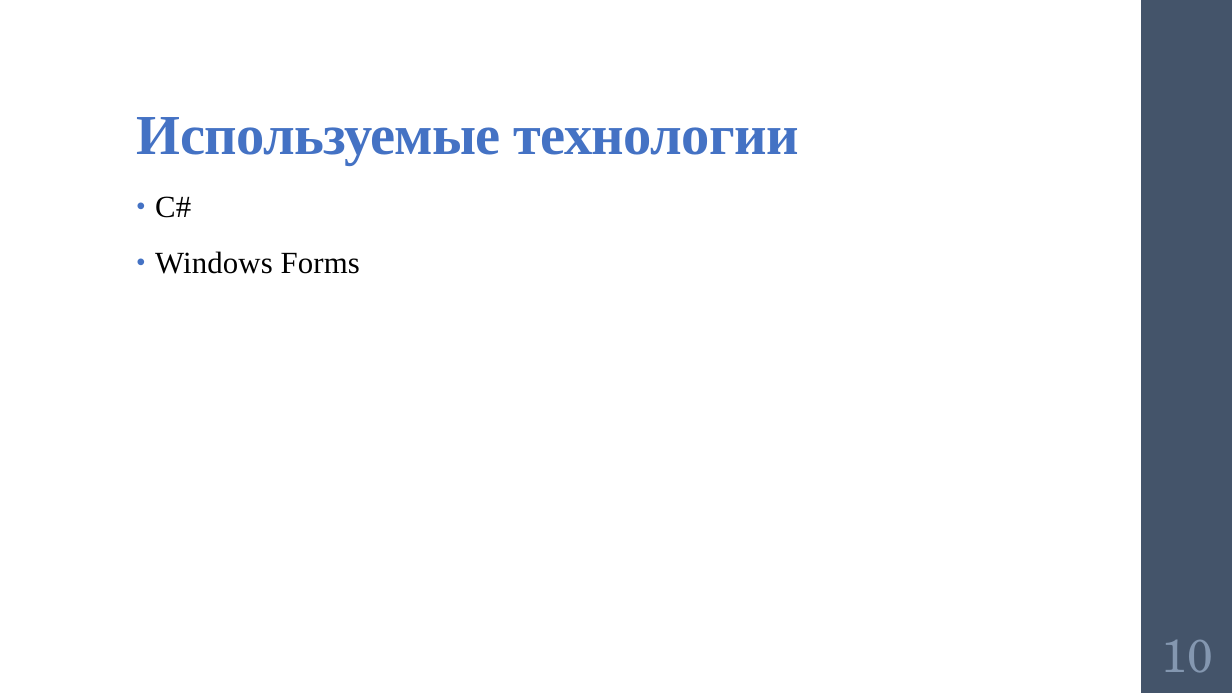
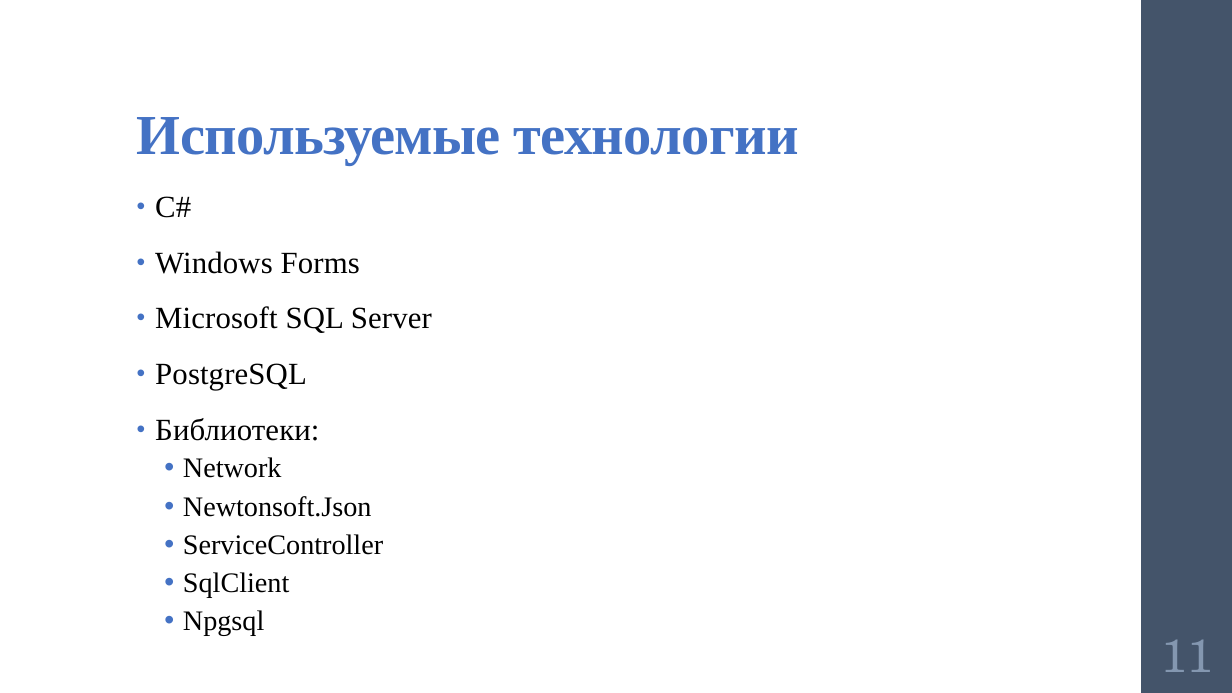
Before and after one commit to polyakovGit/BackupSystem, a slide deck: slide 11 of Razrabotka_PO_PresentationV5.pptx (slide 10 before the commit). Drawn at 1232x693 pixels with LibreOffice and Linux fonts; fonts in the diff are those of the drawing. Boxes give left, top, right and bottom in pixels: in the first picture for what was removed or moved away, otherwise in the second. Text is boxed around its words. In the diff, an @@ line names an element or a change of style, - is before the commit and + after.

```diff
--- a/Razrabotka_PO_PresentationV5.pptx
+++ b/Razrabotka_PO_PresentationV5.pptx
@@ text at bbox=[155, 306, 432, 636]: paragraphs added @@
+• Microsoft SQL Server
+• PostgreSQL
+• Библиотеки:
+  • Network
+  • Newtonsoft.Json
+  • ServiceController
+  • SqlClient
+  • Npgsql
@@ page number at bbox=[1162, 640, 1213, 672]: text changed @@
-10
+11
```
Also in this commit, not shown: 3 other slides changed, 1 slide added, 2 other files.
